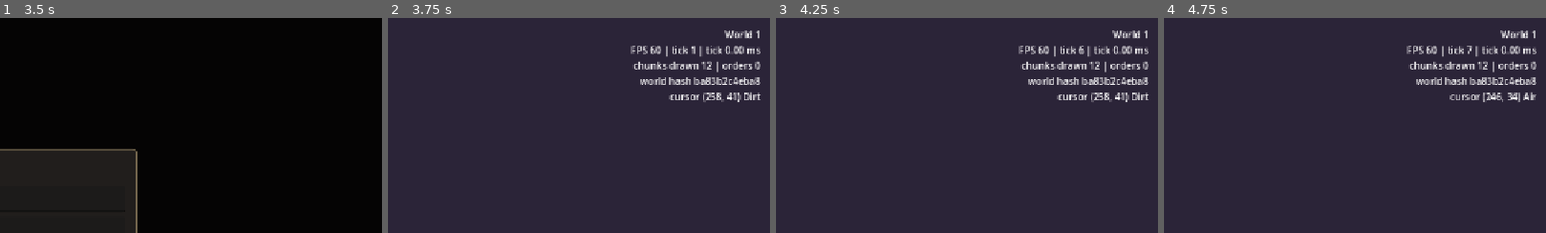
Above: before the commit, frames 1-4 (left to right).
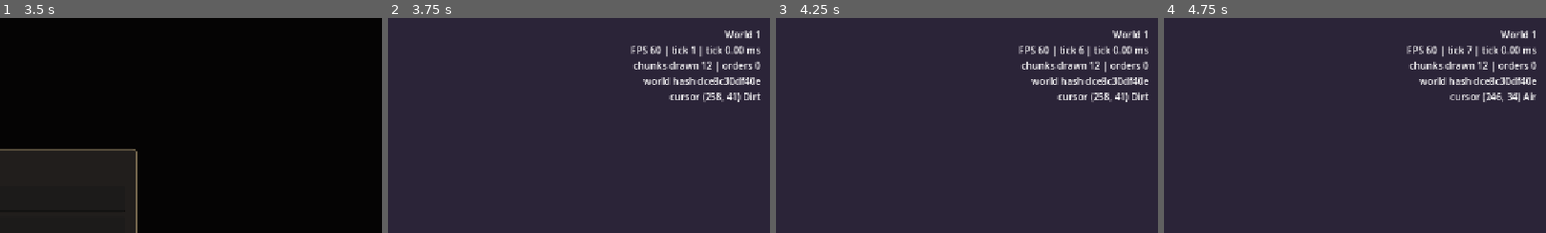
Above: after the commit, the same moments.

Repository: TARO2365/game2D-view
Game: Godot game, scene res://scenes/main.tscn
The game is run twice, just before and just after one commit, with the same random seed, the same clock (stepped at 60 frames per second) and the same inputs.
Inputs (mouse positions are % of the whole screen's width and height, from its top left):
- Up to frame 1 (3.5 s): click "New World" at 0.5 s; click (52, 49) at 1.27 s; type "12" at 1.35 s; click "New World" at 2 s; click "Medium (512×256)" at 2.75 s
- Up to frame 2 (3.75 s): click "Create" at 3.5 s
- Up to frame 3 (4.25 s): no input
- Up to frame 4 (4.75 s): click "II" at 4.25 s
The pictures show only the part of the screen within x 50-100%, y 0-50%; the shares and areas given below are measured in that part.

Frame 1 is identical in both runs. In frame 2, 0.7% of the frame differs, in the area x 66-98%, y 27-32%; in frame 3, 0.7%; in frame 4, 0.7%.

Commit message:
M2 World: structure layer (ladders), drop_kg
Co-Authored-By: Claude Opus 5.5 <noreply@anthropic.com>

Diff:
--- a/data/defs/tile_defs.tres
+++ b/data/defs/tile_defs.tres
@@ -20,6 +20,7 @@
 display_name = "Dirt"
 placeholder_color = Color(0.45, 0.31, 0.2, 1)
 hardness = 1.0
+drop_kg = 50.0
 
 [sub_resource type="Resource" id="Tile_rock"]
 script = ExtResource("2_def")
@@ -28,6 +29,7 @@
 display_name = "Rock"
 placeholder_color = Color(0.37, 0.36, 0.35, 1)
 hardness = 2.0
+drop_kg = 50.0
 
 [sub_resource type="Resource" id="Tile_iron"]
 script = ExtResource("2_def")
@@ -37,6 +39,7 @@
 placeholder_color = Color(0.36, 0.42, 0.55, 1)
 hardness = 2.5
 placeholder_speckle_light = true
+drop_kg = 50.0
 
 [sub_resource type="Resource" id="Tile_gold"]
 script = ExtResource("2_def")
@@ -46,6 +49,7 @@
 placeholder_color = Color(0.78, 0.6, 0.18, 1)
 hardness = 2.5
 placeholder_speckle_light = true
+drop_kg = 50.0
 
 [sub_resource type="Resource" id="Tile_crystal"]
 script = ExtResource("2_def")
@@ -55,6 +59,7 @@
 placeholder_color = Color(0.58, 0.33, 0.8, 1)
 hardness = 3.0
 placeholder_speckle_light = true
+drop_kg = 50.0
 
 [sub_resource type="Resource" id="Tile_bedrock"]
 script = ExtResource("2_def")
--- a/src/world/tile_def.gd
+++ b/src/world/tile_def.gd
@@ -15,3 +15,6 @@
 @export var hardness: float = 1.0
 ## Draw lighter speckles (ores) in placeholder art.
 @export var placeholder_speckle_light: bool = false
+## Mass of the material item spawned when this tile is dug (material = `key`).
+## 0 = drops nothing. PLACEHOLDER: dirt/rock/ores 50 kg (M2 contract §2).
+@export var drop_kg: float = 0.0
--- a/src/world/world_generator.gd
+++ b/src/world/world_generator.gd
@@ -55,7 +55,7 @@
 	for x in [0, w - 1]:
 		for y in range(surface[x], h):
 			t[y * w + x] = TileRegistry.BEDROCK
-	grid.tiles = t
+	grid.tiles = t  # structures stay as allocated by WorldGrid (all NONE)
 	grid.surface_y = surface
 	return grid
 
--- a/src/world/world_grid.gd
+++ b/src/world/world_grid.gd
@@ -3,12 +3,16 @@
 ## Authoritative terrain of one finite world (spec §2). The whole world lives
 ## in memory, so simulation never depends on what the camera shows; rendering
 ## streams chunks separately (WorldView).
-## Mutations go through apply_edit(), which validates and emits tiles_changed
-## with the exact changed rect so dependants update only that region.
+## Mutations go through apply_edit() / apply_structure(), which validate and
+## emit tiles_changed with the exact changed rect so dependants update only
+## that region. Two layers: terrain `tiles` and `structures` (ladders) that
+## sit in air tiles.
 
 signal tiles_changed(rect: Rect2i)
 
 enum Edit { DIG, BUILD_WALL }
+## Stored in save files: NEVER renumber or reuse a value.
+enum Structure { NONE = 0, LADDER = 1 }
 
 const CHUNK_SIZE := 32  # tiles per chunk side. PLACEHOLDER (spec §17).
 
@@ -17,6 +21,9 @@
 var registry: TileRegistry
 ## One byte per tile = TileRegistry id, row-major.
 var tiles := PackedByteArray()
+## One byte per tile = Structure value, row-major, same size as tiles.
+## Invariant: a structure only exists on an air tile.
+var structures := PackedByteArray()
 ## First solid row of each column at generation time. Derived; not saved.
 var surface_y := PackedInt32Array()
 
@@ -28,6 +35,7 @@
 	height = h
 	registry = reg
 	tiles.resize(w * h)
+	structures.resize(w * h)
 	surface_y.resize(w)
 
 
@@ -45,6 +53,24 @@
 
 func get_tile(p: Vector2i) -> int:
 	return tiles[p.y * width + p.x]
+
+
+func get_structure(p: Vector2i) -> int:
+	return structures[p.y * width + p.x]
+
+
+func is_ladder(p: Vector2i) -> bool:
+	return in_bounds(p) and structures[p.y * width + p.x] == Structure.LADDER
+
+
+## In bounds and not solid. Ladders do not block movement.
+func is_passable(p: Vector2i) -> bool:
+	return in_bounds(p) and not registry.is_solid(tiles[p.y * width + p.x])
+
+
+## Out of bounds counts as solid (the world edge is a wall).
+func is_solid_at(p: Vector2i) -> bool:
+	return not in_bounds(p) or registry.is_solid(tiles[p.y * width + p.x])
 
 
 func can_dig(tile_id: int) -> bool:
@@ -69,7 +95,9 @@
 		var row := y * width
 		for x in range(r.position.x, r.end.x):
 			var cur: int = tiles[row + x]
-			var ok := can_dig(cur) if edit == Edit.DIG else can_build(cur)
+			# Walls never replace a structure. Solid tiles never hold one, so DIG is unaffected.
+			var ok := can_dig(cur) if edit == Edit.DIG \
+					else (can_build(cur) and structures[row + x] == Structure.NONE)
 			if not ok:
 				continue
 			tiles[row + x] = target
@@ -87,6 +115,47 @@
 			"rect": changed_rect})
 
 
+# --- Structures ---------------------------------------------------------
+
+func can_place_structure(p: Vector2i, s: Structure) -> bool:
+	if s == Structure.NONE or not in_bounds(p):
+		return false
+	var i := p.y * width + p.x
+	return tiles[i] == TileRegistry.AIR and structures[i] == Structure.NONE
+
+
+## Validated structure placement (JobManager calls it when a build finishes).
+func apply_structure(p: Vector2i, s: Structure) -> CommandResult:
+	if not in_bounds(p):
+		return CommandResult.failure(&"out_of_bounds", "Tile is outside the world")
+	if s == Structure.NONE:
+		return CommandResult.failure(&"invalid_structure", "No structure given")
+	var i := p.y * width + p.x
+	if structures[i] != Structure.NONE:
+		return CommandResult.failure(&"occupied", "A structure is already there")
+	if tiles[i] != TileRegistry.AIR:
+		return CommandResult.failure(&"blocked", "Structures need an open tile")
+	structures[i] = s
+	_structure_changed(p)
+	return CommandResult.success({"rect": Rect2i(p, Vector2i.ONE)})
+
+
+func remove_structure(p: Vector2i) -> CommandResult:
+	if not in_bounds(p):
+		return CommandResult.failure(&"out_of_bounds", "Tile is outside the world")
+	var i := p.y * width + p.x
+	if structures[i] == Structure.NONE:
+		return CommandResult.failure(&"nothing_to_change", "No structure there")
+	structures[i] = Structure.NONE
+	_structure_changed(p)
+	return CommandResult.success({"rect": Rect2i(p, Vector2i.ONE)})
+
+
+func _structure_changed(p: Vector2i) -> void:
+	_modified_chunks[chunk_index(p / CHUNK_SIZE)] = true
+	tiles_changed.emit(Rect2i(p, Vector2i.ONE))
+
+
 # --- Chunks -------------------------------------------------------------
 
 func chunks_x() -> int:
@@ -126,27 +195,35 @@
 	return out
 
 
+## Chunk save data: all tile bytes of the chunk, then all structure bytes
+## (2 x area, row-major within the chunk).
 func get_chunk_bytes(c: Vector2i) -> PackedByteArray:
 	var r := chunk_rect(c)
 	var out := PackedByteArray()
-	for y in range(r.position.y, r.end.y):
-		var start := y * width + r.position.x
-		out.append_array(tiles.slice(start, start + r.size.x))
+	for layer: PackedByteArray in [tiles, structures]:
+		for y in range(r.position.y, r.end.y):
+			var start := y * width + r.position.x
+			out.append_array(layer.slice(start, start + r.size.x))
 	return out
 
 
 ## Restores a chunk from save data (no tiles_changed: used before rendering).
+## Accepts 2 x area (tiles + structures) or 1 x area (save v1: tiles only;
+## the chunk's structures are cleared).
 func set_chunk_bytes(c: Vector2i, data: PackedByteArray) -> bool:
 	if c.x < 0 or c.y < 0 or c.x >= chunks_x() or c.y >= chunks_y():
 		return false
 	var r := chunk_rect(c)
-	if data.size() != r.get_area():
+	var area := r.get_area()
+	var with_structures := data.size() == 2 * area
+	if not with_structures and data.size() != area:
 		return false
 	var i := 0
 	for y in range(r.position.y, r.end.y):
 		var row := y * width
 		for x in range(r.position.x, r.end.x):
 			tiles[row + x] = data[i]
+			structures[row + x] = data[area + i] if with_structures else Structure.NONE
 			i += 1
 	_modified_chunks[chunk_index(c)] = true
 	return true
@@ -161,5 +238,11 @@
 	return out
 
 
+## Terrain only; the generator golden-hash test uses this.
+func terrain_hash() -> String:
+	return Hashing.sha256_hex(tiles)
+
+
+## Full world state: sha256 of tiles followed by structures (save integrity).
 func world_hash() -> String:
-	return Hashing.sha256_hex(tiles)
+	return Hashing.sha256_hex(tiles + structures)
--- a/tests/unit/test_world_generator.gd
+++ b/tests/unit/test_world_generator.gd
@@ -1,7 +1,7 @@
 extends GutTest
 
 const SIZE := Vector2i(160, 96)
-## Golden value: world hash for seed 12345, Medium, GEN_VERSION 1.
+## Golden value: terrain hash for seed 12345, Medium, GEN_VERSION 1.
 ## If this changes without a GEN_VERSION bump, existing saves break.
 const GOLDEN_MEDIUM_12345 := "84324cbea13c57196b5bafcd3edd62d17709d12b95563d1266deb0bb03620a8d"
 
@@ -62,8 +62,10 @@
 		counts[v] = counts.get(v, 0) + 1
 	for id in [TileRegistry.DIRT, TileRegistry.ROCK, TileRegistry.IRON_ORE, TileRegistry.GOLD_ORE, TileRegistry.CRYSTAL]:
 		assert_gt(counts.get(id, 0), 0, "tile %d present" % id)
-	gut.p("medium seed 12345 hash = %s" % g.world_hash())
-	assert_eq(g.world_hash(), GOLDEN_MEDIUM_12345)
+	gut.p("medium seed 12345 terrain hash = %s" % g.terrain_hash())
+	assert_eq(g.terrain_hash(), GOLDEN_MEDIUM_12345)
+	assert_eq(g.structures.size(), g.tiles.size(), "structure layer allocated")
+	assert_eq(g.structures.count(WorldGrid.Structure.NONE), g.structures.size(), "no structures generated")
 
 
 func test_seed_from_text() -> void:
--- /dev/null
+++ b/tests/unit/test_world_structures.gd
@@ -0,0 +1,142 @@
+extends GutTest
+## Structure layer (ladders) and drop_kg (M2 contract §2).
+
+const FS := preload("res://tests/helpers/fs_util.gd")
+
+var reg: TileRegistry
+var g: WorldGrid
+
+
+func before_all() -> void:
+	reg = TileRegistry.load_default()
+
+
+func before_each() -> void:
+	# Rows < 10 air, 10..62 dirt, row 63 bedrock.
+	g = FS.make_grid(reg)
+
+
+func test_layer_allocated_and_empty() -> void:
+	assert_eq(g.structures.size(), g.tiles.size())
+	assert_eq(g.get_structure(Vector2i(3, 3)), WorldGrid.Structure.NONE)
+	assert_false(g.is_ladder(Vector2i(3, 3)))
+
+
+func test_place_ladder_in_air() -> void:
+	watch_signals(g)
+	var p := Vector2i(40, 9)
+	assert_true(g.can_place_structure(p, WorldGrid.Structure.LADDER))
+	var r := g.apply_structure(p, WorldGrid.Structure.LADDER)
+	assert_true(r.ok, str(r))
+	assert_eq(g.get_structure(p), WorldGrid.Structure.LADDER)
+	assert_true(g.is_ladder(p))
+	assert_signal_emit_count(g, "tiles_changed", 1)
+	assert_signal_emitted_with_parameters(g, "tiles_changed", [Rect2i(p, Vector2i.ONE)])
+	assert_eq(g.modified_chunks(), [g.chunk_index(Vector2i(1, 0))] as Array[int])
+
+
+func test_place_rejections() -> void:
+	watch_signals(g)
+	var solid := Vector2i(5, 20)
+	assert_false(g.can_place_structure(solid, WorldGrid.Structure.LADDER))
+	assert_eq(g.apply_structure(solid, WorldGrid.Structure.LADDER).code, &"blocked")
+	var oob := Vector2i(-1, 5)
+	assert_false(g.can_place_structure(oob, WorldGrid.Structure.LADDER))
+	assert_eq(g.apply_structure(oob, WorldGrid.Structure.LADDER).code, &"out_of_bounds")
+	assert_false(g.can_place_structure(Vector2i(2, 2), WorldGrid.Structure.NONE))
+	assert_false(g.apply_structure(Vector2i(2, 2), WorldGrid.Structure.NONE).ok)
+	assert_signal_not_emitted(g, "tiles_changed")
+	assert_true(g.modified_chunks().is_empty())
+	var p := Vector2i(2, 2)
+	assert_true(g.apply_structure(p, WorldGrid.Structure.LADDER).ok)
+	assert_false(g.can_place_structure(p, WorldGrid.Structure.LADDER))
+	assert_eq(g.apply_structure(p, WorldGrid.Structure.LADDER).code, &"occupied")
+
+
+func test_remove_structure() -> void:
+	var p := Vector2i(7, 5)
+	g.apply_structure(p, WorldGrid.Structure.LADDER)
+	watch_signals(g)
+	var r := g.remove_structure(p)
+	assert_true(r.ok, str(r))
+	assert_false(g.is_ladder(p))
+	assert_signal_emitted_with_parameters(g, "tiles_changed", [Rect2i(p, Vector2i.ONE)])
+	assert_false(g.remove_structure(p).ok, "nothing left to remove")
+	assert_eq(g.remove_structure(Vector2i(99, 99)).code, &"out_of_bounds")
+
+
+func test_build_wall_skips_ladder_tiles() -> void:
+	var ladder := Vector2i(1, 9)
+	g.apply_structure(ladder, WorldGrid.Structure.LADDER)
+	var r := g.apply_edit(Rect2i(0, 9, 3, 1), WorldGrid.Edit.BUILD_WALL)
+	assert_true(r.ok)
+	assert_eq(r.data["changed"], 2)
+	assert_eq(g.get_tile(ladder), TileRegistry.AIR)
+	assert_true(g.is_ladder(ladder))
+	assert_eq(g.get_tile(Vector2i(0, 9)), TileRegistry.CONCRETE)
+	var only := g.apply_edit(Rect2i(ladder, Vector2i.ONE), WorldGrid.Edit.BUILD_WALL)
+	assert_false(only.ok)
+	assert_eq(only.code, &"nothing_to_change")
+
+
+func test_passable_and_solid() -> void:
+	var ladder := Vector2i(4, 4)
+	g.apply_structure(ladder, WorldGrid.Structure.LADDER)
+	assert_true(g.is_passable(Vector2i(4, 3)))
+	assert_true(g.is_passable(ladder), "ladders are passable")
+	assert_false(g.is_solid_at(ladder))
+	assert_false(g.is_passable(Vector2i(4, 10)))
+	assert_true(g.is_solid_at(Vector2i(4, 10)))
+	for oob in [Vector2i(-1, 0), Vector2i(0, -1), Vector2i(64, 5), Vector2i(5, 64)]:
+		assert_false(g.is_passable(oob), "out of bounds not passable %s" % oob)
+		assert_true(g.is_solid_at(oob), "out of bounds is solid %s" % oob)
+		assert_false(g.is_ladder(oob))
+
+
+func test_chunk_bytes_round_trip_with_ladder() -> void:
+	var c := Vector2i(1, 0)
+	g.apply_edit(Rect2i(33, 10, 2, 2), WorldGrid.Edit.DIG)
+	g.apply_structure(Vector2i(40, 5), WorldGrid.Structure.LADDER)
+	var bytes := g.get_chunk_bytes(c)
+	assert_eq(bytes.size(), 2 * g.chunk_rect(c).get_area())
+	var other := FS.make_grid(reg)
+	assert_true(other.set_chunk_bytes(c, bytes))
+	assert_true(other.is_ladder(Vector2i(40, 5)))
+	assert_eq(other.world_hash(), g.world_hash())
+	assert_eq(other.terrain_hash(), g.terrain_hash())
+	assert_false(other.set_chunk_bytes(c, bytes.slice(0, bytes.size() - 1)), "odd size rejected")
+	assert_false(other.set_chunk_bytes(c, bytes + PackedByteArray([0])), "oversize rejected")
+
+
+func test_legacy_v1_chunk_bytes_clear_structures() -> void:
+	var c := Vector2i(0, 0)
+	var area := g.chunk_rect(c).get_area()
+	var source := FS.make_grid(reg)
+	source.apply_edit(Rect2i(3, 10, 1, 1), WorldGrid.Edit.DIG)
+	var v1 := source.get_chunk_bytes(c).slice(0, area)
+	g.apply_structure(Vector2i(2, 2), WorldGrid.Structure.LADDER)
+	assert_true(g.set_chunk_bytes(c, v1))
+	assert_false(g.is_ladder(Vector2i(2, 2)), "v1 chunk clears structures")
+	assert_eq(g.get_tile(Vector2i(3, 10)), TileRegistry.AIR)
+	assert_eq(g.world_hash(), source.world_hash())
+
+
+func test_hashes() -> void:
+	var terrain := g.terrain_hash()
+	var world := g.world_hash()
+	assert_ne(world, terrain, "world hash covers the structure layer too")
+	g.apply_structure(Vector2i(6, 6), WorldGrid.Structure.LADDER)
+	assert_eq(g.terrain_hash(), terrain, "ladders are not terrain")
+	assert_ne(g.world_hash(), world)
+	g.remove_structure(Vector2i(6, 6))
+	assert_eq(g.world_hash(), world)
+
+
+func test_drop_kg() -> void:
+	var expected := {
+		TileRegistry.AIR: 0.0, TileRegistry.DIRT: 50.0, TileRegistry.ROCK: 50.0,
+		TileRegistry.IRON_ORE: 50.0, TileRegistry.GOLD_ORE: 50.0, TileRegistry.CRYSTAL: 50.0,
+		TileRegistry.BEDROCK: 0.0, TileRegistry.CONCRETE: 0.0,
+	}
+	for id in expected:
+		assert_almost_eq(reg.get_def(id).drop_kg, expected[id], 0.0001, "drop_kg of tile %d" % id)
Not shown, added: tests/unit/test_world_structures.gd.uid
